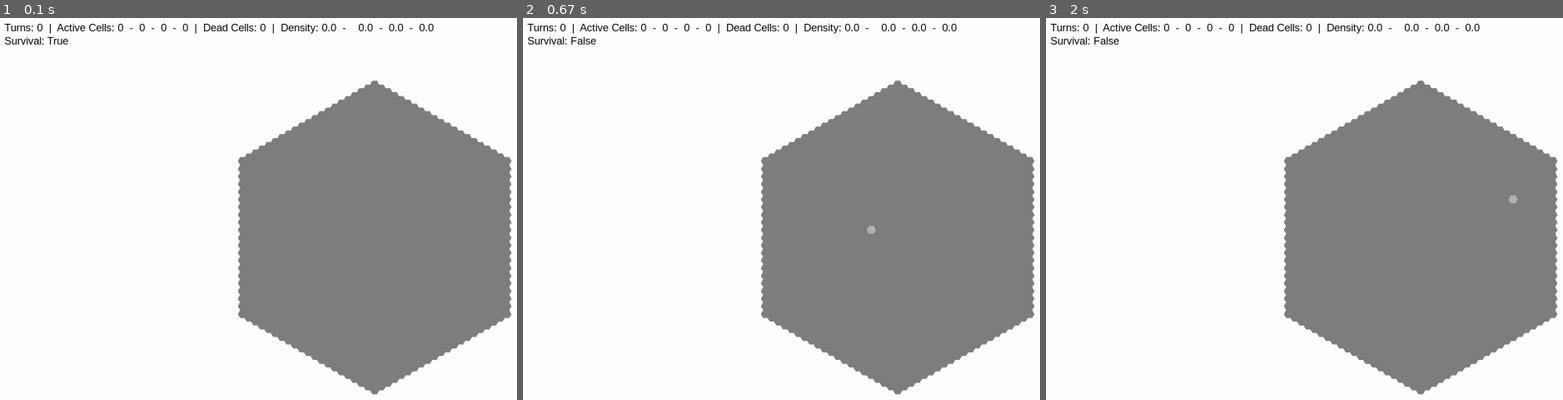
Above: before the commit, frames 1-3 (left to right).
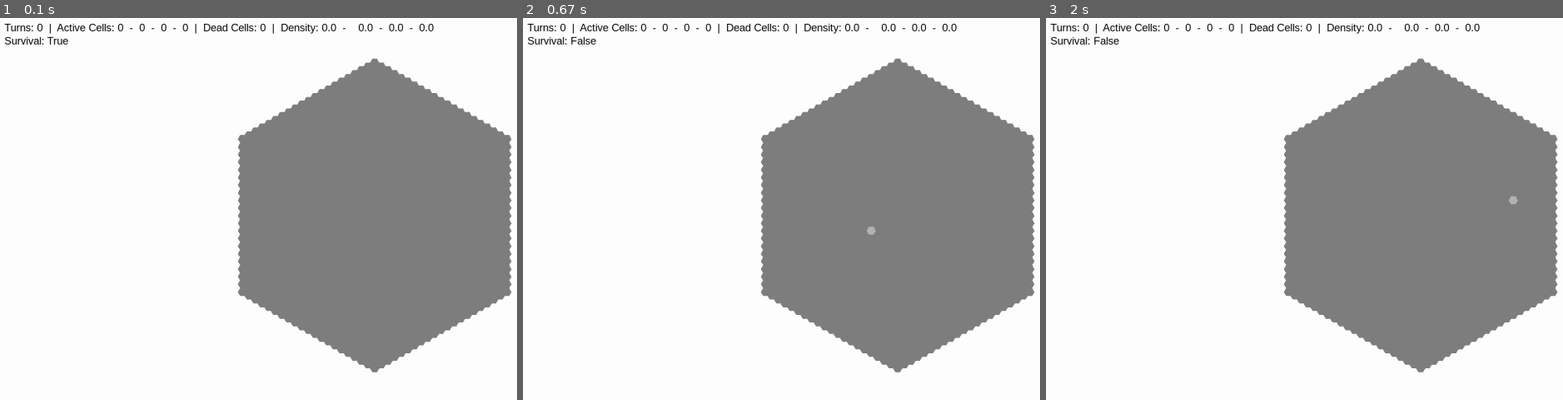
Above: after the commit, the same moments.

Repository: s4b4ch4br4v4/Pygame-Hexagonal-Cellular-Automata
Game: pygame game, started from main.py
The game is run twice, just before and just after one commit, with the same random seed, the same clock (stepped at 60 frames per second) and the same inputs.
Inputs (mouse positions are in pixels of both pictures, inside the frame that each line leads up to):
- Up to frame 1 (0.1 s): no input
- Up to frame 2 (0.67 s): hold D from 0.33 s (still down); move the mouse to (869, 231) at 0.37 s
- Up to frame 3 (2 s): release D at 0.8 s; hold D 0.83-1.3 s; move the mouse to (1387, 105) at 0.87 s; hold S 1.33-1.63 s; move the mouse to (1170, 75) at 1.37 s; hold D from 1.67 s (still down); move the mouse to (1511, 201) at 1.7 s

The runs differ from the first frame. In frame 1, 6.4% of the frame differs, in the area x 46-100%, y 10-99%; in frame 2, 6.4%; in frame 3, 6.4%.

Commit message:
Fixed some bugs.

Diff:
--- a/grid_utils.py
+++ b/grid_utils.py
@@ -26,10 +26,10 @@
     return grid
 
 
-def hex_to_pixel(CELL_RADIUS, q, r, offset_x=850, offset_y=500):
-    x = CELL_RADIUS * (3 / 2 * q) + offset_x
-    y = CELL_RADIUS * (m.sqrt(3) * (r + q / 2)) + offset_y
-    return int(x), int(y)
+def hex_to_pixel(CELL_RADIUS, WIDTH, HEIGHT, q, r):
+    x = CELL_RADIUS * (3 / 2 * q)
+    y = CELL_RADIUS * (m.sqrt(3) * (r + q / 2))
+    return int(x + WIDTH // 2), int(y + HEIGHT // 2)
 
 
 def draw_hexagon(CELL_RADIUS, surface, color, pos):
@@ -41,7 +41,7 @@
         point_y = y + CELL_RADIUS * m.sin(angle)
         points.append((point_x, point_y))
     pygame.draw.polygon(surface, color, points)
-    # pygame.draw.polygon(surface, GRAY, points, 1)
+    # pygame.draw.polygon(surface, Grid_Colors.GRAY, points, 1)
 
 
 def get_neighbors(cell):
--- a/main.py
+++ b/main.py
@@ -12,14 +12,14 @@
 შეტყობინება ბატონი გრიგოლისთვის:
     RMB, LMB - უჯრისა და კედლის დასმა
     SPACE - სიმულაციის დაწყება
-    r - სიბრტყის გასუფთავება(არესტარდებს სიმულაციას)
-    p - single_turn_mode-ის ჩართვა(ბიჯი-ბიჯი, ასევე ვიყენებთ ამას როგორც პაუზას)
-    CTRL + s - მიმდინარე კონფიგურაციის დამახსოვრება(იმახსოვრებს კონფიგურაციას ტექსტურ ფაილში)
-    CTRL + l - დამახსოვრებული კონფიგურაციის მითითების შემდეგ(LOAD_PATH) მისი ატვირთვის საშუალებას გვაძლევს
-    h - ამ ღილაკით შეიძლება დამალო/გამოაჩინო ეგ შავი საზღვარი
-    o - უჯრედებისაგან ექვსკუთხედების ხატვა(hex_click_mode)
-    g - გენერაცია შემთხვევით ადგილას ყველა ტიპის უჯრისაგან ექვსკუთხედის
-    d - უჯრების გადარჩენის ჩართვა/გათიშვა(მარჯვენა ზედა კუთხეში ინდიკატორიც კი არის)
+    R - სიბრტყის გასუფთავება(არესტარდებს სიმულაციას)
+    P - single_turn_mode-ის ჩართვა(ბიჯი-ბიჯი, ასევე ვიყენებთ ამას როგორც პაუზას)
+    CTRL + S - მიმდინარე კონფიგურაციის დამახსოვრება(იმახსოვრებს კონფიგურაციას ტექსტურ ფაილში)
+    CTRL + L - დამახსოვრებული კონფიგურაციის მითითების შემდეგ(LOAD_PATH) მისი ატვირთვის საშუალებას გვაძლევს
+    H - ამ ღილაკით შეიძლება დამალო/გამოაჩინო ეგ შავი საზღვარი
+    O - უჯრედებისაგან ექვსკუთხედების ხატვა(hex_click_mode)
+    G - გენერაცია შემთხვევით ადგილას ყველა ტიპის უჯრისაგან ექვსკუთხედის
+    D - უჯრების გადარჩენის ჩართვა/გათიშვა(მარჯვენა ზედა კუთხეში ინდიკატორიც კი არის)
 
     !!! უჯრების გადარჩენის კონტროლი აქტუალურია როცა სიმულაცია მუშაობს ჩვენი სისტემით !!!
     !!! რადგან მათ სისტემაში არ არის გათვალისწინებული უჯრების თავისით სიკვდილიანობა !!!
@@ -57,8 +57,8 @@
     მაგალითად: 1 ტიპის უჯრა რომ შეჭამოს 3 ტიპის უჯრამ(რადგან, ვიცით 1: [3])
     1 ტიპის უჯრის ირგვლივ 3 ტიპის უჯრების რაოდენობა უნდა იყოს მოცემულ სეგმენტში [2, 4].
 """
-threshold = [2, 5]
-
+threshold = [2, 3]
+# threshold = {0: [1, 2, 3], 1: [3], 2: [1], 3: [2,5]}
 CELL_RADIUS = 10
 radius = 20
 
@@ -118,7 +118,7 @@
             elif event.type == pygame.MOUSEBUTTONDOWN and not simulation_started:
                 pos = pygame.mouse.get_pos()
                 for cell in grid:
-                    x, y = gu.hex_to_pixel(CELL_RADIUS, *cell)
+                    x, y = gu.hex_to_pixel(CELL_RADIUS, WIDTH, HEIGHT, *cell)
                     if m.dist(pos, (x, y)) < CELL_RADIUS:
                         if event.button == 1:
                             state[cell] = (state[cell] + 1) % 4
@@ -132,7 +132,7 @@
             elif event.type == pygame.MOUSEMOTION:
                 pos = pygame.mouse.get_pos()
                 for cell in grid:
-                    x, y = gu.hex_to_pixel(CELL_RADIUS, *cell)
+                    x, y = gu.hex_to_pixel(CELL_RADIUS, WIDTH, HEIGHT, *cell)
                     if m.dist(pos, (x, y)) < CELL_RADIUS:
                         highlighted_cell = cell
                         break
@@ -180,7 +180,7 @@
         IW.white_info_wave.clear()
 
         for cell in grid:
-            x, y = gu.hex_to_pixel(CELL_RADIUS, *cell)
+            x, y = gu.hex_to_pixel(CELL_RADIUS, WIDTH, HEIGHT, *cell)
             state_value = state[cell]
             color = su.colors.get(state[cell], GC.GRAY)
             if color == GC.GRAY:
@@ -204,25 +204,25 @@
         if highlighted_cell:
             highlight_color = su.colors.get(state[highlighted_cell])
             darkened_color = tuple(max(0, int(c * 0.9)) for c in highlight_color)
-            x, y = gu.hex_to_pixel(CELL_RADIUS, *highlighted_cell)
+            x, y = gu.hex_to_pixel(CELL_RADIUS, WIDTH, HEIGHT, *highlighted_cell)
             gu.draw_hexagon(CELL_RADIUS, screen, darkened_color, (x, y))
 
-        if show_borderline:
-            su.update_borderline_color(grid, state, BC, screen, CELL_RADIUS, WIDTH, HEIGHT)
 
         if simulation_started:
             simulation_started = su.check_for_death(initial_counts, state)
             C.first_count = 0
             C.second_count = 0
             C.third_count = 0
+
             """
                 update_state - ჩვენი უჯრების მდგომარეობის განახლების სისტემა
                 update_state2 - მათი
 
                 !!! მხოლოდ ერთი უნდა მუშაობდეს !!!
             """
-            # su.update_state(state, C)
-            su.update_state2(state, C, rules, threshold)
+
+            su.update_state(state, C)
+            # su.update_state2(state, C, rules, threshold)
 
             su.clear_edges(state, su.precompute_edges(radius))
             C.turn_count += 1
@@ -281,6 +281,8 @@
         screen.blit(info_surface1, (10, 10))  # Place the first info text at (10, 10)
         screen.blit(info_surface2, (10, 40))  # Place the second info text slightly below the first
 
+        if show_borderline:
+            su.update_borderline_color(grid, state, BC, screen, CELL_RADIUS, WIDTH, HEIGHT)
         pygame.display.flip()
         clock.tick(FPS)
 
--- a/simulation_utils.py
+++ b/simulation_utils.py
@@ -78,14 +78,14 @@
             if neighbor_counts[0] == neighbor_counts[1] == neighbor_counts[2]:
                 new_state[cell] = 0
 
+            if (neighbor_counts[1] > neighbor_counts[0]) and (neighbor_counts[1] in typeparams[1]):
+                new_state[cell] = 2
+
+            if (neighbor_counts[2] > neighbor_counts[1]) and (neighbor_counts[2] in typeparams[2]):
+                new_state[cell] = 3
+
             if (neighbor_counts[0] > neighbor_counts[2]) and (neighbor_counts[0] in typeparams[0]):
                 new_state[cell] = 1
-
-            if (neighbor_counts[1] > neighbor_counts[0]) and (neighbor_counts[1] in typeparams[1]):
-                new_state[cell] = 2
-
-            if (neighbor_counts[2] > neighbor_counts[1]) and (neighbor_counts[2] in typeparams[2]):
-                new_state[cell] = 3
 
             if current_state in [1, 2, 3] and survival:
                 if neighbor_counts[current_state - 1] in typeparams[current_state - 1]:
